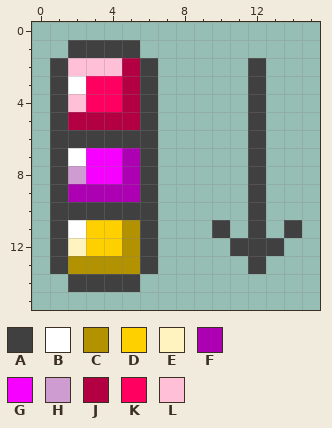
Two states of a pixel-art sprite, ide/ProjectExplorer/ProjectExplorer/Resources/ByType.png. The picture above was drawn from the file before the commit.
The file is 16x16 pixels.
Palette (. is transparent): A #404040  B #ffffff  C #b29200  D #ffd000  E #fff3bf  F #ac00b2  G #f601ff  H #ce9cd0  J #b20043  K #ff0060  L #ffbfd7
Pixels before, first column x 1:
 1 .AAAA.........
 2 ALLLJA.....A..
 3 ABKKJA.....A..
 4 ALKKJA.....A..
 5 AJJJJA.....A..
 6 AAAAAA.....A..
 7 ABGGFA.....A..
 8 AHGGFA.....A..
 9 AFFFFA.....A..
10 AAAAAA.....A..
11 ABDDCA...A.A.A
12 AEDDCA....AAA.
13 ACCCCA.....A..
14 .AAAA.........
The same view after the edit:
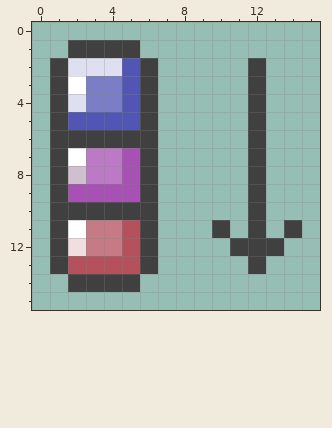
Log entry: * アイコン差し替え git-svn-id: file:///home/moriyoshi/chaperone.e-cell.org/var/opt/subversion/ecell-ide/trunk@1518 fe1fbaf7-ad0a-4b3d-a902-8cb9c273ac6b
The exact change:
colour C: #b29200 -> #b5515d
colour D: #ffd000 -> #c67a83
colour E: #fff3bf -> #f0dee0
colour F: #ac00b2 -> #a851b5
colour G: #f601ff -> #bc7ac6
colour H: #ce9cd0 -> #cfc0d0
colour J: #b20043 -> #5156b5
colour K: #ff0060 -> #7a7ec6
colour L: #ffbfd7 -> #dedff0
Where, in picture pixels (left, top, right, bottom), the same in both pictures:
changed: (68, 58, 140, 274)
